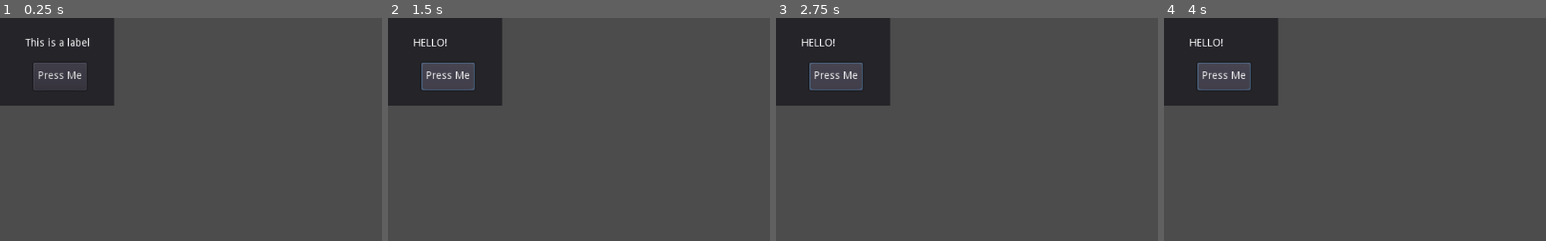
Above: before the commit, frames 1-4 (left to right).
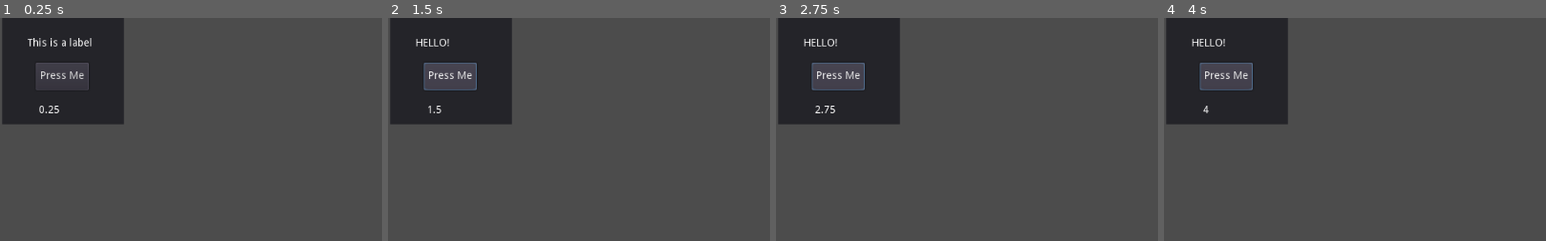
Above: after the commit, the same moments.

Repository: webchick/godot-tutorial
Game: Godot game, scene res://sayhello.tscn
Two runs of this game, one before a commit and one after it. Both use one fixed random seed, a clock stepped at 60 frames per second and the inputs below.
Inputs:
- Up to frame 1 (0.25 s): no input
- Up to frame 2 (1.5 s): click "Press Me" at 0.5 s; click "Press Me" at 1.25 s
- Up to frame 3 (2.75 s): click "Press Me" at 2 s
- Up to frame 4 (4 s): no input
The pictures show only the part of the screen within x 0-50%, y 0-50%; the shares and areas given below are measured in that part.

The runs differ from the first frame. In frame 1, 4.6% of the frame differs, in the area x 0-33%, y 0-48%; in frame 2, 4.4%; in frame 3, 4.4%; in frame 4, 4.4%.

Commit message:
Display frame count.

Diff:
--- /dev/null
+++ b/FrameCount.gd
@@ -0,0 +1,7 @@
+extends Label
+
+var accum = 0
+
+func _process(delta):
+	accum += delta
+	text = str(accum)
--- a/sayhello.tscn
+++ b/sayhello.tscn
@@ -1,10 +1,12 @@
-[gd_scene load_steps=2 format=2]
+[gd_scene load_steps=3 format=2]
 
 [ext_resource path="res://sayhello.gd" type="Script" id=1]
+[ext_resource path="res://FrameCount.gd" type="Script" id=2]
 
 [node name="Panel" type="Panel"]
-margin_right = 153.0
-margin_bottom = 118.0
+margin_left = 3.0
+margin_right = 166.0
+margin_bottom = 143.0
 script = ExtResource( 1 )
 __meta__ = {
 "_edit_use_anchors_": false
@@ -31,6 +33,9 @@
 }
 
 [node name="FrameCount" type="Label" parent="."]
-margin_right = 40.0
-margin_bottom = 14.0
+margin_left = 49.0
+margin_top = 117.0
+margin_right = 117.0
+margin_bottom = 131.0
+script = ExtResource( 2 )
 [connection signal="pressed" from="Button" to="." method="_on_Button_pressed"]
